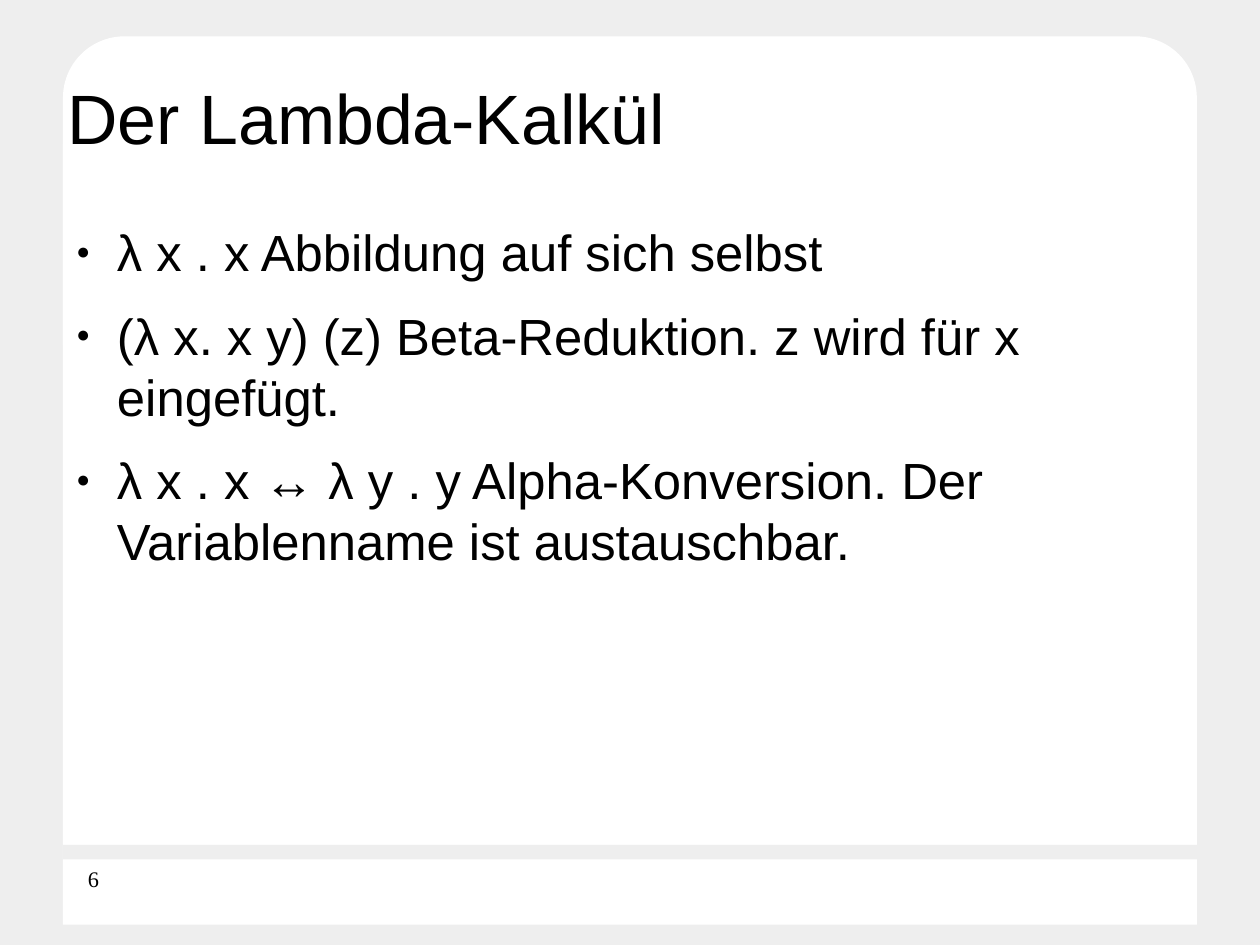
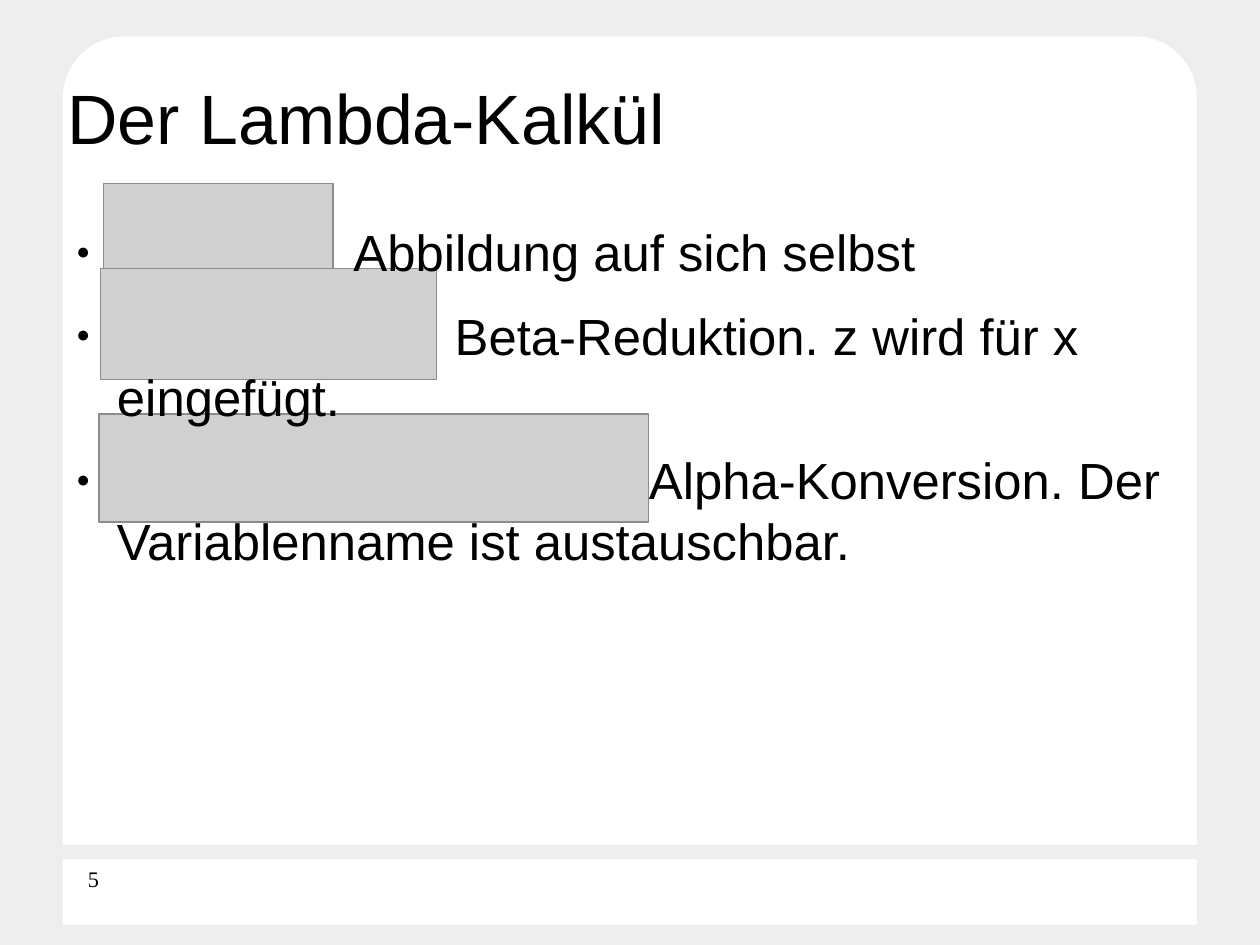
Before and after one commit to Die-anonymen-PSEler/archive, a slide deck: slide 5 of pse-5/final-presentation.odp (slide 6 before the commit). Drawn at 1260x945 pixels with LibreOffice and Linux fonts; fonts in the diff are those of the drawing; grey boxes stand for pictures; background and template pictures are left out. Boxes give left, top, right and bottom in pixels: in the first picture for what was removed or moved away, otherwise in the second. Text is boxed around its words. In the diff, an @@ line names an element or a change of style, - is before the commit and + after.

Commit message:
presentation update

```diff
--- a/pse-5/final-presentation.odp
+++ b/pse-5/final-presentation.odp
@@ picture added at bbox=[104, 183, 334, 290] @@
@@ text at bbox=[117, 234, 1160, 561]: text changed @@
-● λ x . x Abbildung auf sich selbst
-● (λ x. x y) (z) Beta-Reduktion. z wird für x eingefügt.
-● λ x . x ↔ λ y . y Alpha-Konversion. Der Variablenname ist austauschbar.
+● Abbildung auf sich selbst
+● Beta-Reduktion. z wird für x eingefügt.
+● Alpha-Konversion. Der Variablenname ist austauschbar.
@@ picture added at bbox=[101, 269, 437, 380] @@
@@ picture added at bbox=[99, 414, 649, 521] @@
@@ page number at bbox=[88, 872, 99, 888]: text changed @@
-6
+5
```
Also in this commit, not shown: 6 other slides changed, 1 slide added, 2 slides removed, 15 other files.
